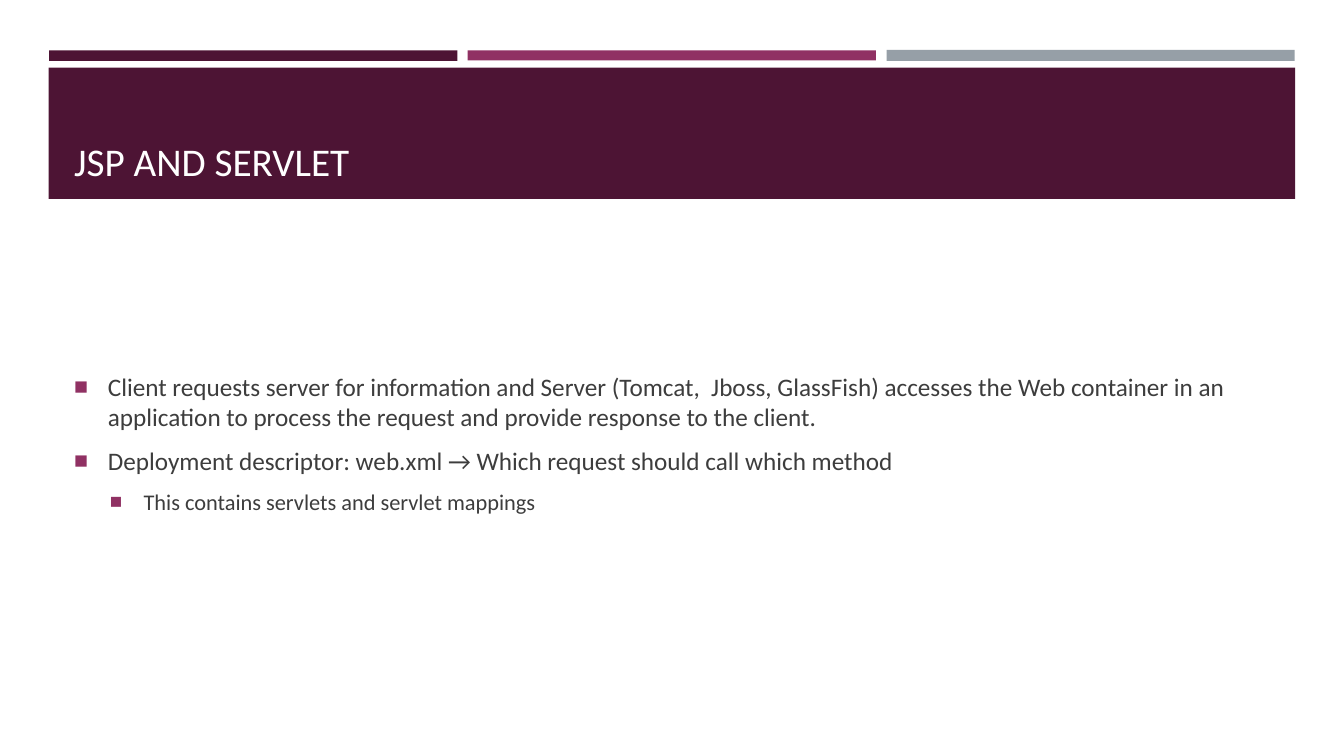
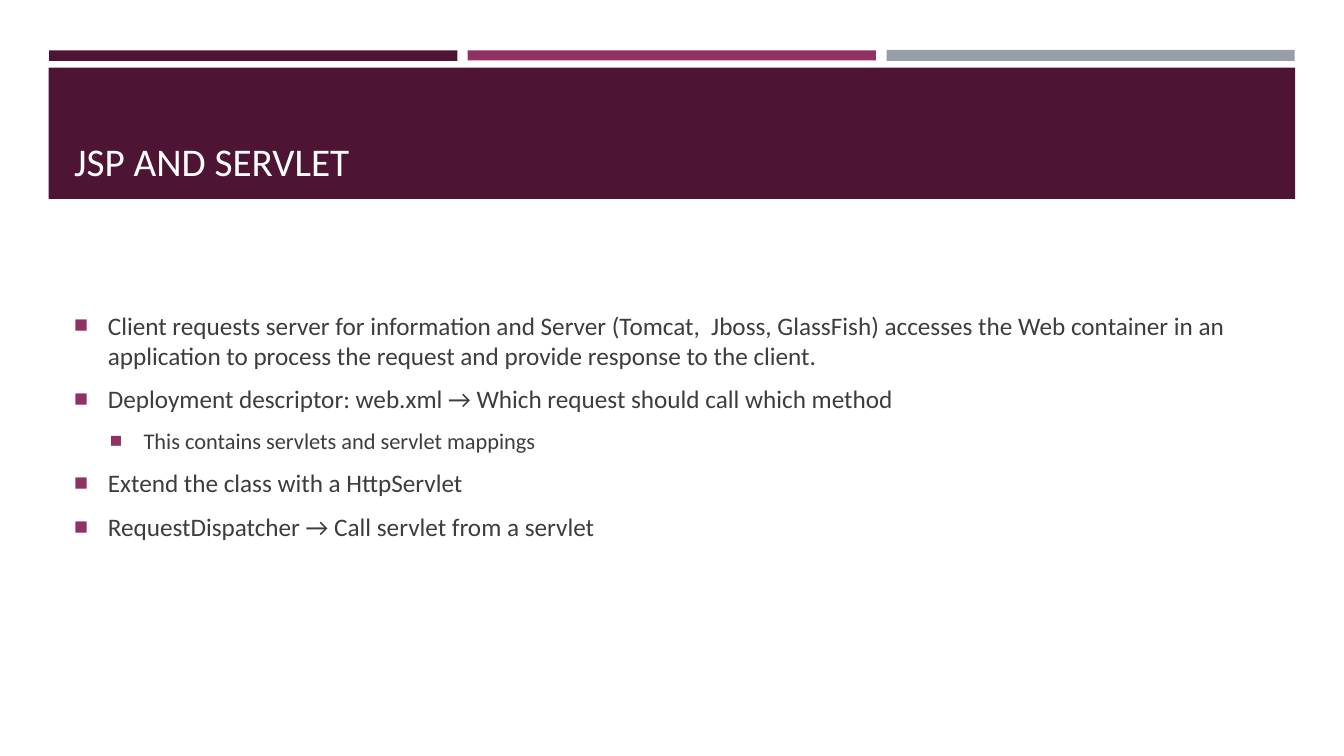
Before and after one commit to Bhavyanth/java, a slide deck: slide 11 of advanced-java/Slides/Advanced Java.pptx. Drawn at 1344x756 pixels with LibreOffice and Linux fonts; fonts in the diff are those of the drawing. Boxes give left, top, right and bottom in pixels: in the first picture for what was removed or moved away, otherwise in the second. Text is boxed around its words. In the diff, an @@ line names an element or a change of style, - is before the commit and + after.

Commit message:
Adding Servlets

```diff
--- a/advanced-java/Slides/Advanced Java.pptx
+++ b/advanced-java/Slides/Advanced Java.pptx
@@ text at (108, 474, 594, 540): paragraphs added @@
+■ Extend the class with a HttpServlet
+■ RequestDispatcher → Call servlet from a servlet
```
Also in this commit, not shown: 1 slide added, 17 other files.
